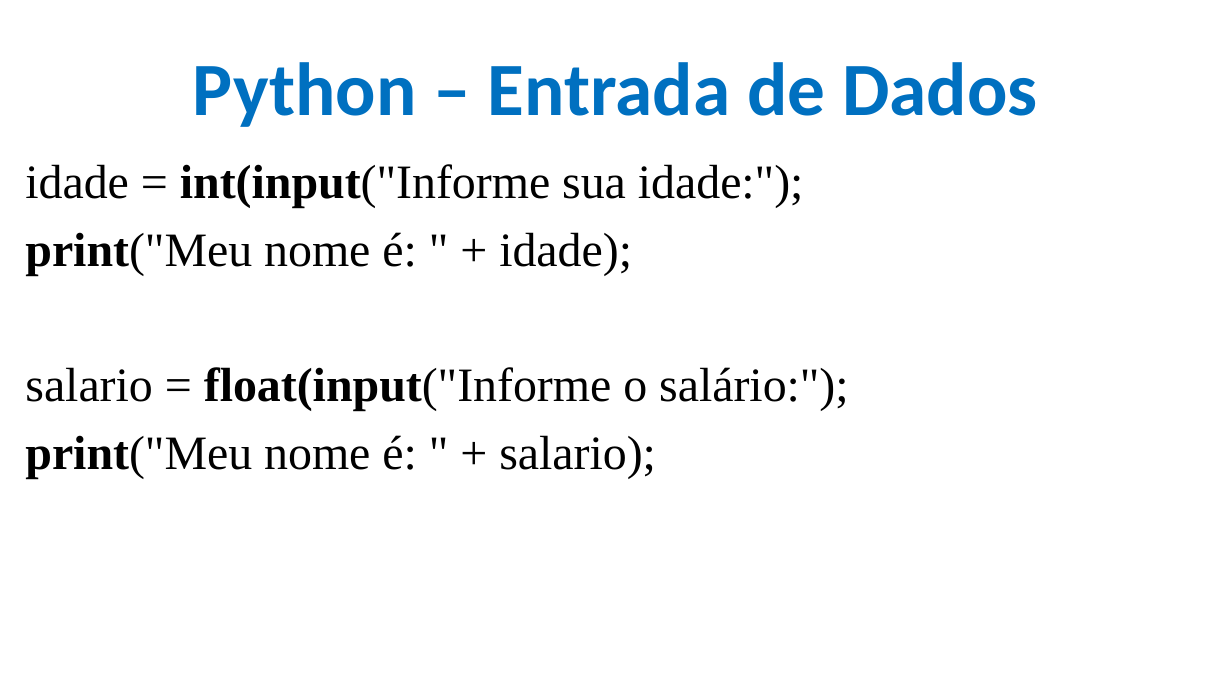
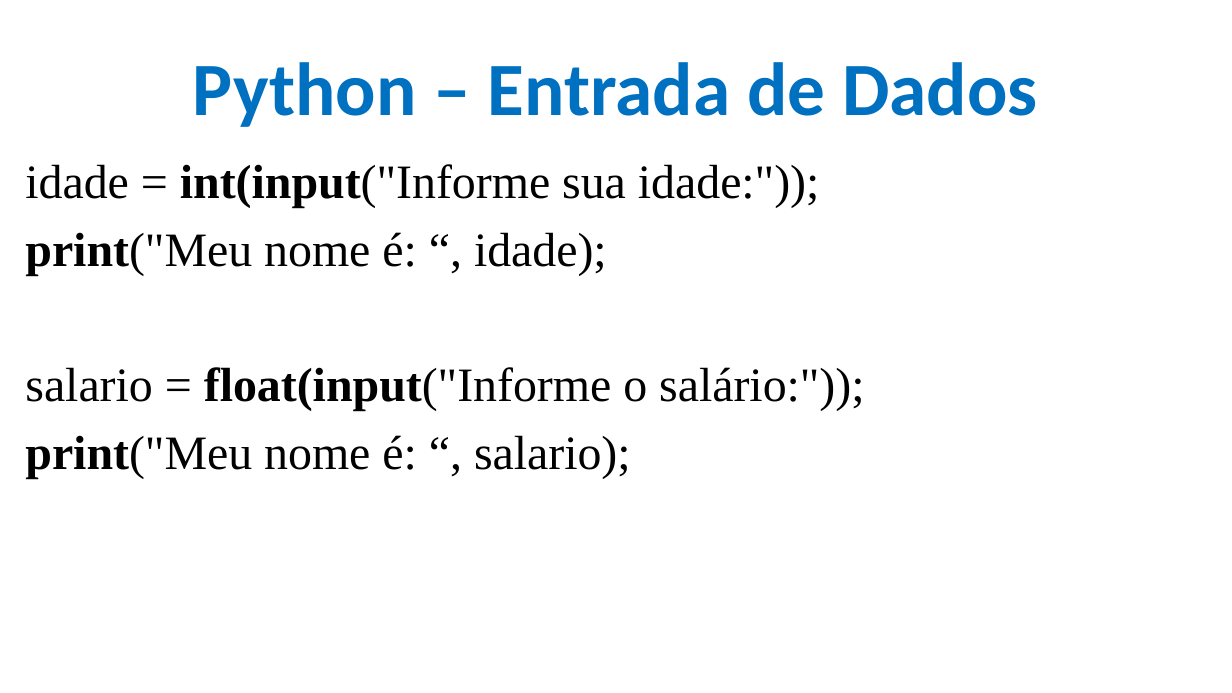
Before and after one commit to CloudEducationBrazil/WydenUniRuyPythonRAD, a slide deck: slide 5 of 01 Classes/Aula 03 RAD Python - input output de Dados Formatação e Estrutura de Sequencial.pptx. Drawn at 1232x693 pixels with LibreOffice and Linux fonts; fonts in the diff are those of the drawing; background and template pictures are left out. Boxes give left, top, right and bottom in pixels: in the first picture for what was removed or moved away, otherwise in the second. Text is boxed around its words. In the diff, an @@ line names an element or a change of style, - is before the commit and + after.

```diff
--- a/01 Classes/Aula 03 RAD Python - input output de Dados Formatação e Estrutura de Sequencial.pptx
+++ b/01 Classes/Aula 03 RAD Python - input output de Dados Formatação e Estrutura de Sequencial.pptx
@@ text at [25,164,864,479]: text changed @@
-idade = int(input("Informe sua idade:");
-print("Meu nome é: " + idade);
-salario = float(input("Informe o salário:");
-print("Meu nome é: " + salario);
+idade = int(input("Informe sua idade:"));
+print("Meu nome é: “, idade);
+salario = float(input("Informe o salário:"));
+print("Meu nome é: “, salario);
```
Also in this commit, not shown: 3 other slides changed, 1 other file.
